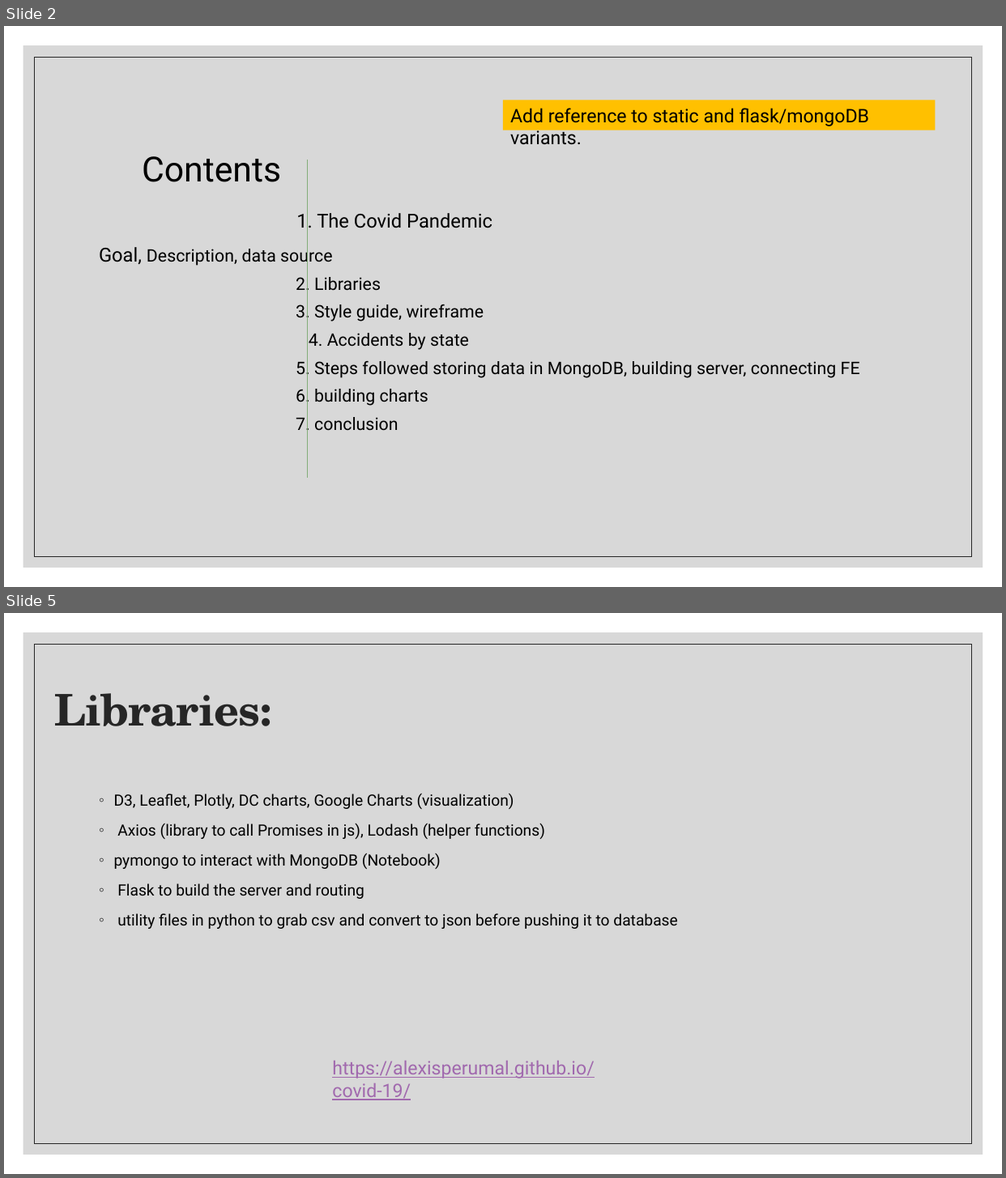
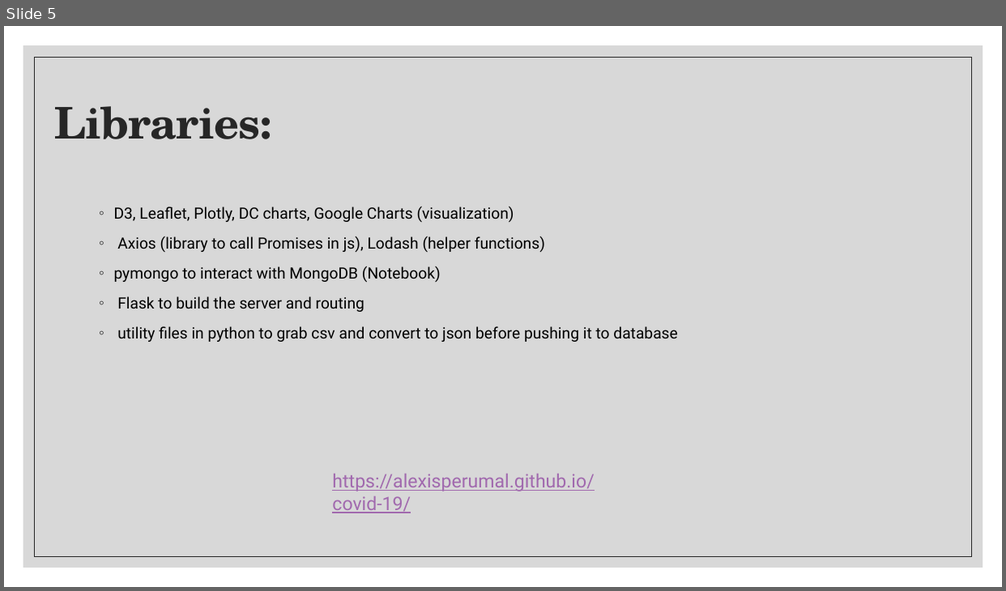
Before and after one commit to alexisperumal/covid-19, a slide deck: Presentation/Project 1 Presentation.pptx. Shown one above the other, each under a label of ours: slides 2 and 5 before the commit, slide 5 after it; the slides between them are not shown. The pictures are 1006x1178 and 1006x591 pixels, drawn with LibreOffice and Linux fonts; fonts in the diff are those of the drawing. Boxes give left, top, right and bottom in pixels: in the first picture for what was removed or moved away, otherwise in the second. Text is boxed around its words. In the diff, an @@ line names an element or a change of style, - is before the commit and + after.

```diff
--- a/Presentation/Project 1 Presentation.pptx
+++ b/Presentation/Project 1 Presentation.pptx
@@ slide 2 removed at <box>4,26,1002,587</box>, background #FFFFFF; not listed: 2 template elements that a slide beside it also shows @@
@@ rectangle removed at <box>503,100,936,130</box> @@
-Add reference to static and flask/mongoDB variants.
@@ text removed at <box>99,156,860,435</box> @@
-Contents
-1. The Covid Pandemic
-Goal, Description, data source
-2. Libraries
-3. Style guide, wireframe
-4. Accidents by state
-5. Steps followed storing data in MongoDB, building server, connecting FE
-6. building charts
-7. conclusion
@@ line removed from (307, 160) to (307, 478) @@
```
Also in this commit, not shown: 1 slide changed, 4 slides added, 3 other slides removed.
